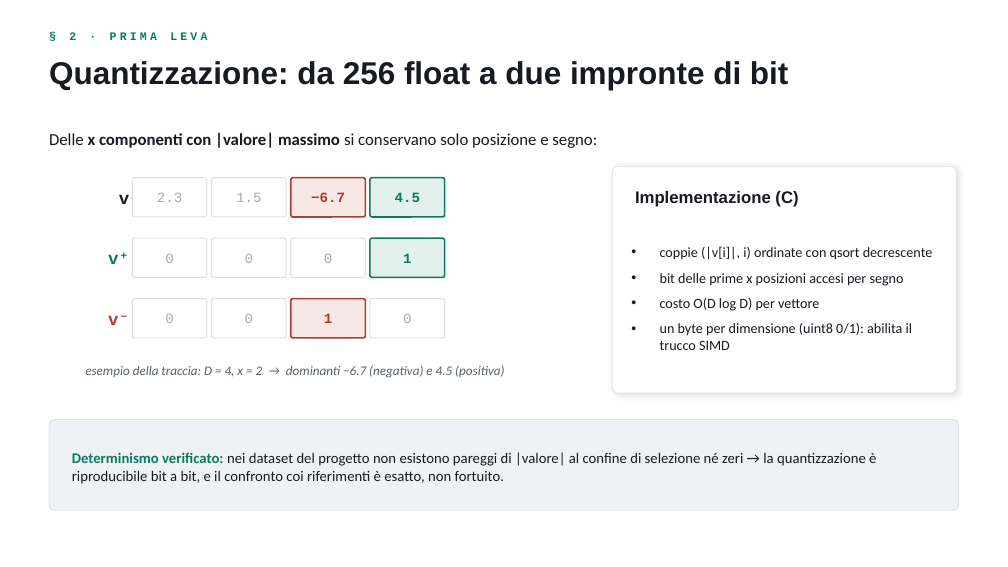
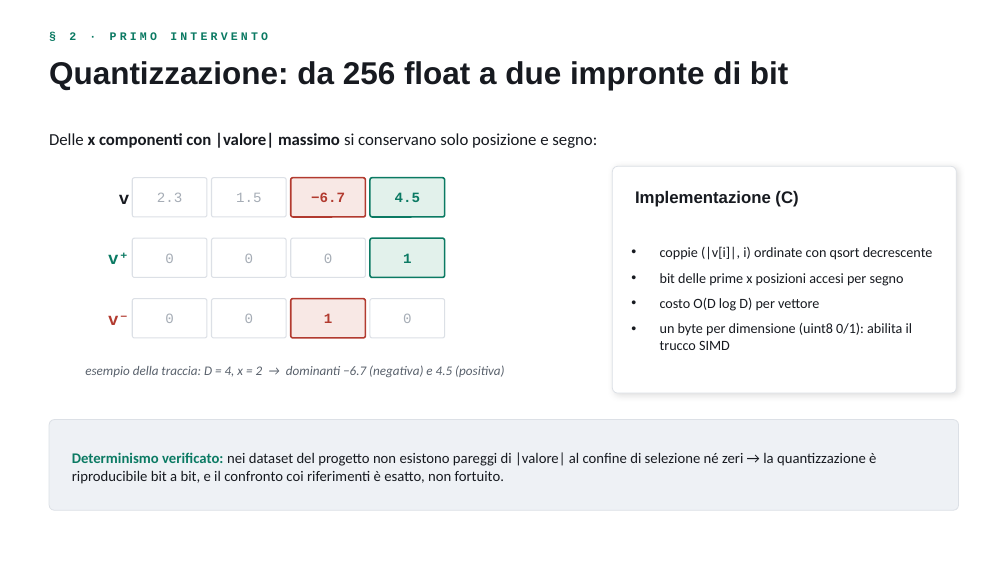
Before and after one commit to Mikidefu/ProgettoKnnArchitetture, a slide deck: slide 3 of doc/Presentazione_Progetto_KNN.pptx. Drawn at 1008x567 pixels with LibreOffice and Linux fonts; fonts in the diff are those of the drawing. Boxes give left, top, right and bottom in pixels: in the first picture for what was removed or moved away, otherwise in the second. Text is boxed around its words. In the diff, an @@ line names an element or a change of style, - is before the commit and + after.

```diff
--- a/doc/Presentazione_Progetto_KNN.pptx
+++ b/doc/Presentazione_Progetto_KNN.pptx
@@ text at (x1=69, y1=32, x2=268, y2=40): text changed @@
-§ 2 · PRIMA LEVA
+§ 2 · PRIMO INTERVENTO
```
Also in this commit, not shown: 7 other slides changed, 1 other file.
